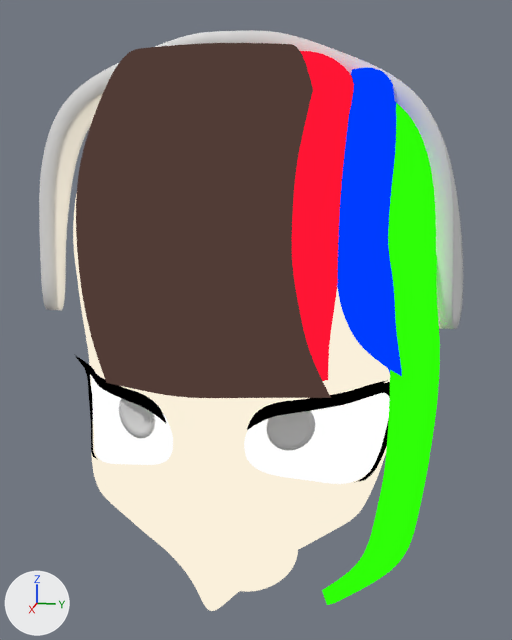
Before and after pictures for a commit that changed the Blender file 3D_Daiko.blend.
Before and after are seen from a camera (50 mm lens) standing at (0.392, 0.105, 0.296) and looking at (-0.101, 0.006, 0.173). Lighting does not change. The marker at lower left points along +X, +Y and +Z.
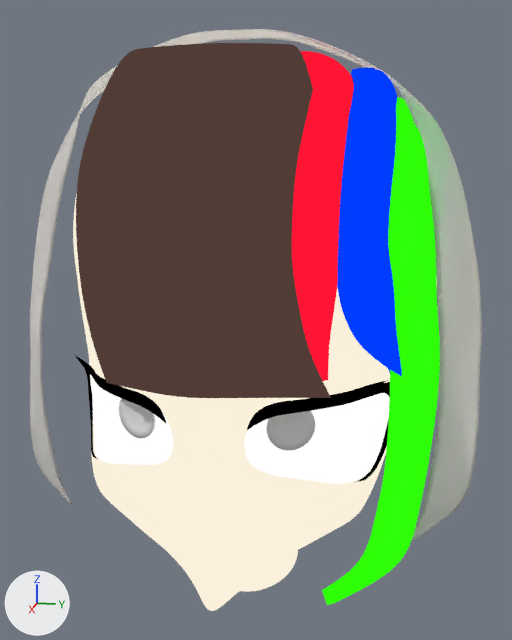
Boxes [x1, y1, x2, y2] around the edits, measured in the pictures (512 x 640 px):
'Plane.007', reshaped, modifiers changed, rescaled (7% wider, 71% taller): before [39, 30, 463, 329]; after [30, 29, 482, 540]
part 1 of me_plane_009, deleted: before [39, 30, 463, 329]
part 2 of me_plane_009, added: after [30, 29, 482, 540]

Patch to the scene script:
```diff
--- a/3D_Daiko.blend.py
+++ b/3D_Daiko.blend.py
@@ me_plane_009 @@
 # used by ob_plane_007; location = (-0.0208, 0.0021, 0.3675); scale = (0.0601, 0.116, 0.128)
 # verts and faces of me_plane_009; kept vertices keep their numbers, new ones are numbered from 20
 # before: 0 (-1.293, -0.018, -0.024), 1 (-0.652, -0.018, -0.024), 2 (-1.293, 1.07, -0.416), 3 (-0.665, 1.048, -0.416), 4 (-1.293, 0.904, -0.274)
 # before: 5 (-1.293, 0.73, -0.191), 6 (-1.293, 0.556, -0.131), 7 (-1.293, 0.364, -0.065), 8 (-1.293, 0.183, -0.022), 9 (-0.665, 0.183, -0.022)
 # before: 10 (-0.665, 0.364, -0.065), 11 (-0.665, 0.556, -0.131), 12 (-0.665, 0.73, -0.191), 13 (-0.665, 0.894, -0.274), 14 (-1.292, 1.191, -0.702)
 # before: 15 (-0.666, 1.16, -0.702), 16 (-1.285, 1.271, -1.131), 17 (-0.679, 1.184, -1.131), 18 (-1.279, 1.282, -1.492), 19 (-0.673, 1.195, -1.492)
-me_plane_009.from_pydata(...)  # 20 vertices, 9 faces; spans x -1.293..-0.652, y -0.018..1.282, z -1.492..-0.022
+me_plane_009.from_pydata(...)  # 51 vertices, 32 faces; spans x -0.079..-0.022, y -0.002..0.163, z -0.331..0.001
+# me_plane_009 part 1
+delete_vertices([*range(0, 20)])  # with the faces that use them
+# me_plane_009 part 2
+# 51 vertices are added at x -0.079..-0.022, y -0.002..0.163, z -0.331..0.001
+# 32 new faces join them
@@ ob_plane_007 @@
 ob_plane_007.location = (-0.0208, 0.0021, 0.3675)
-ob_plane_007.scale = (0.0601, 0.116, 0.128)
 _m = ob_plane_007.modifiers.new('Subdivision', 'SUBSURF')
@@ ob_plane_007 @@
 _m = ob_plane_007.modifiers.new('Solidify', 'SOLIDIFY')
-_m.thickness = 0.09
+_m.thickness = 0.0
```
